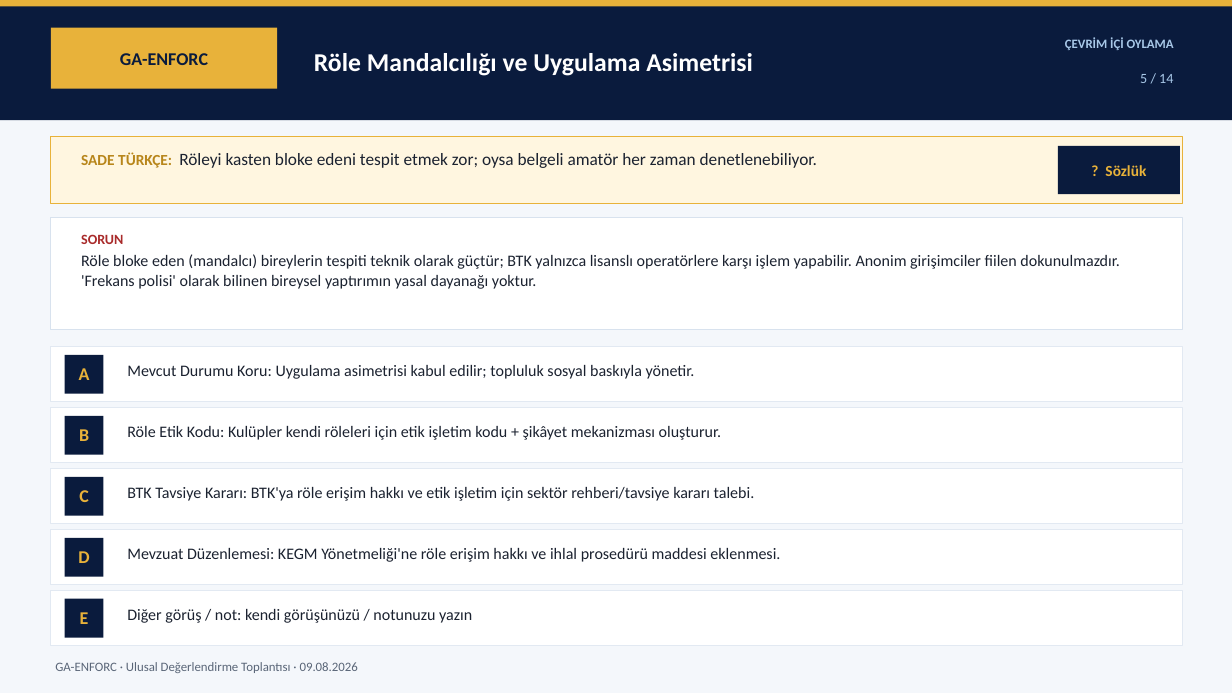
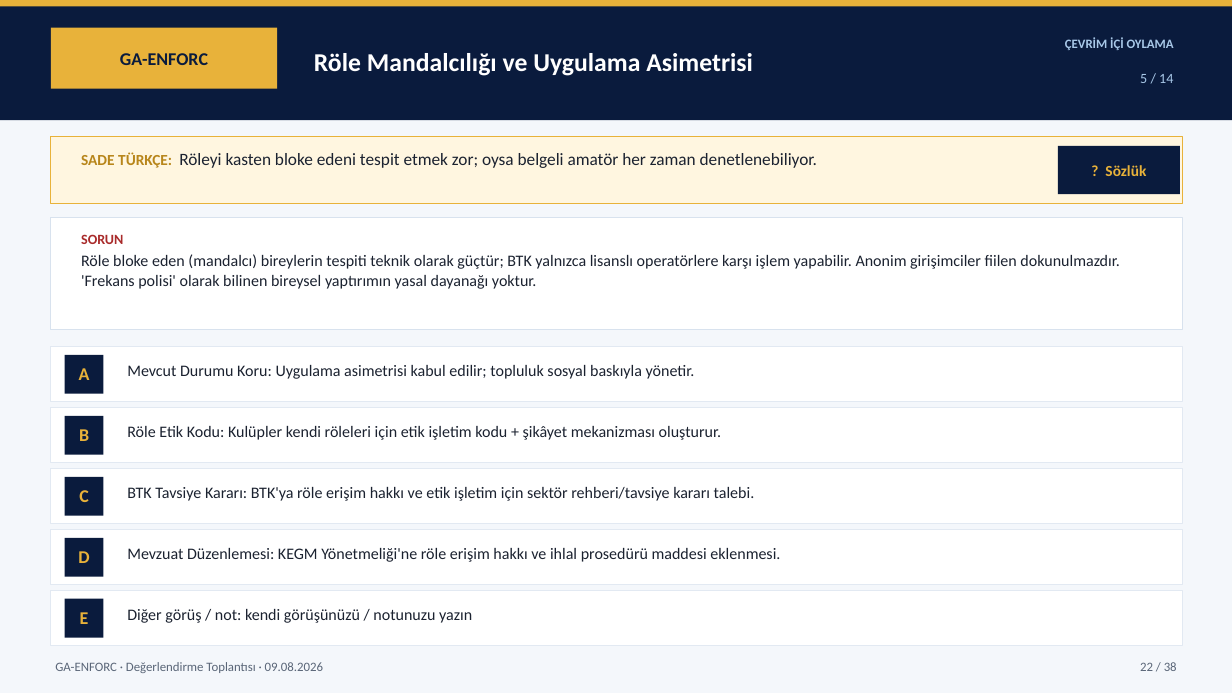
Before and after one commit to TA3HRJ/amator-telsiz-mevzuat, a slide deck: slide 22 of Amator_Telsizcilik_Uzlasi_Oy_Pusulasi_Sunum_v1.3.pptx. Drawn at 1232x693 pixels with LibreOffice and Linux fonts; fonts in the diff are those of the drawing. Boxes give left, top, right and bottom in pixels: in the first picture for what was removed or moved away, otherwise in the second. Text is boxed around its words. In the diff, an @@ line names an element or a change of style, - is before the commit and + after.

```diff
--- a/Amator_Telsizcilik_Uzlasi_Oy_Pusulasi_Sunum_v1.3.pptx
+++ b/Amator_Telsizcilik_Uzlasi_Oy_Pusulasi_Sunum_v1.3.pptx
@@ text at [55, 662, 323, 673]: text changed @@
-GA-ENFORC · Ulusal Değerlendirme Toplantısı · 09.08.2026
+GA-ENFORC · Değerlendirme Toplantısı · 09.08.2026
@@ text added at [1140, 662, 1177, 671], 10 pt, text #5A6678 @@
+22 / 38
```
Also in this commit, not shown: 37 other slides changed, 2 other files.
